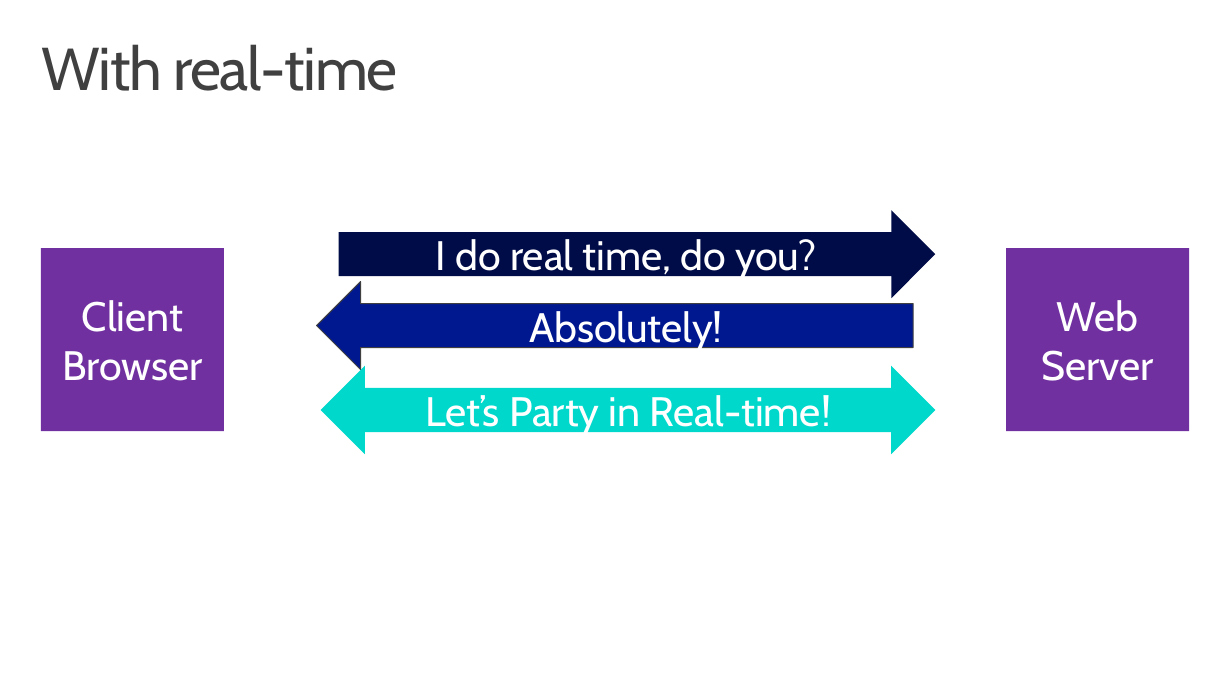
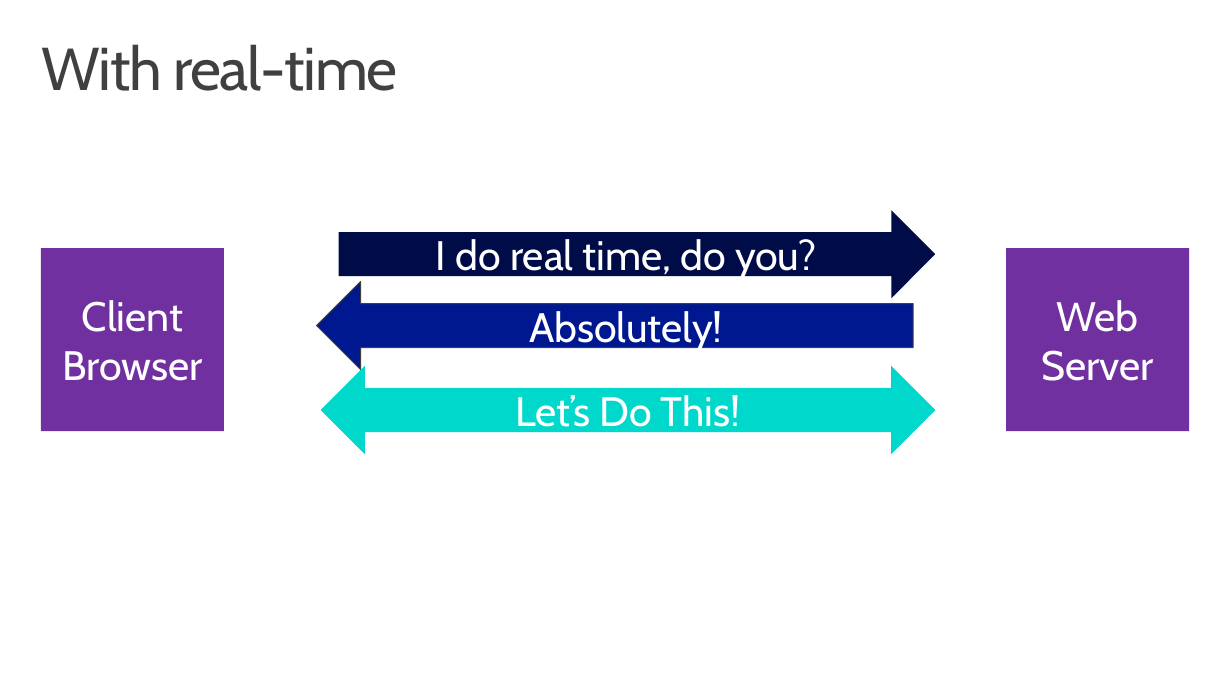
Before and after one commit to jongalloway/Angular-and-ASPNET-Build2014, a slide deck: slide 26 of AngularMTG/Slides/Building a Single Page Application with ASP.NET and Angular.js.pptx (slide 17 before the commit). Drawn at 1232x693 pixels with LibreOffice and Linux fonts; fonts in the diff are those of the drawing; background and template pictures are left out. Boxes give left, top, right and bottom in pixels: in the first picture for what was removed or moved away, otherwise in the second. Text is boxed around its words. In the diff, an @@ line names an element or a change of style, - is before the commit and + after.

```diff
--- a/AngularMTG/Slides/Building a Single Page Application with ASP.NET and Angular.js.pptx
+++ b/AngularMTG/Slides/Building a Single Page Application with ASP.NET and Angular.js.pptx
@@ text in left right arrow at [515,395,741,436]: text changed @@
-Let’s Party in Real-time!
+Let’s Do This!
```
Also in this commit, not shown: 4 other slides changed, 11 slides added, 1 slide removed.
